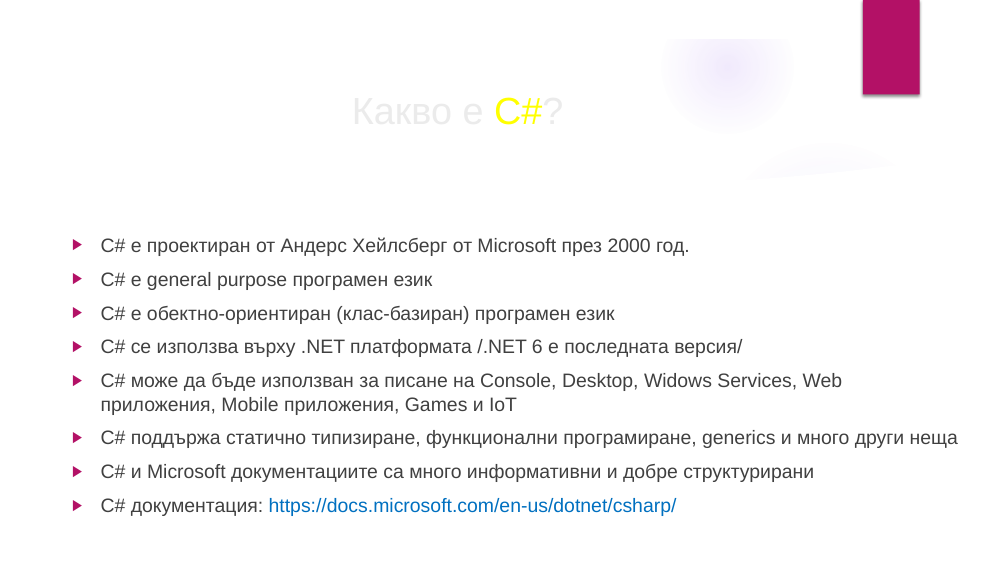
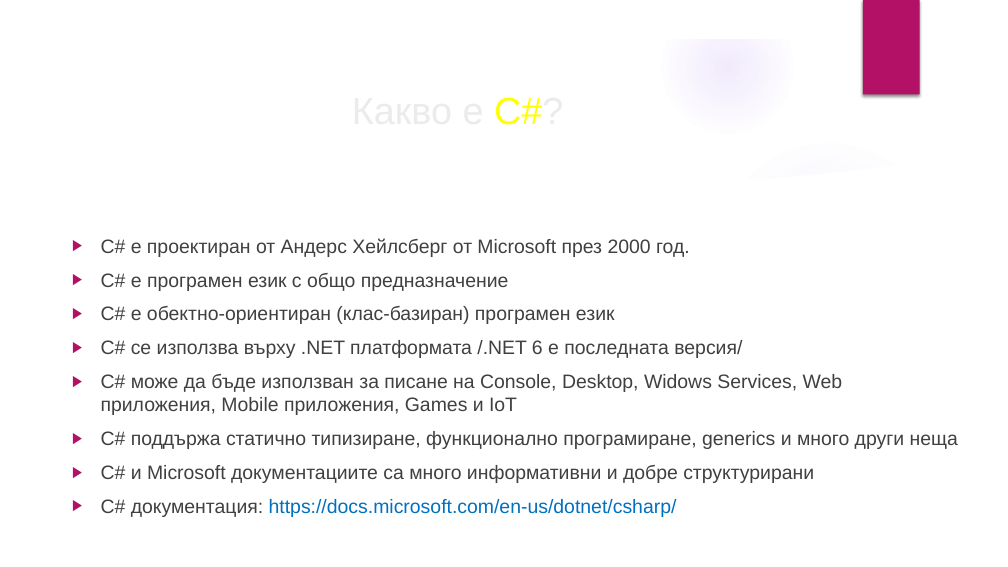
Before and after one commit to velizar92/CSharp-Programming-Presentations, a slide deck: slide 3 of C# Basics.pptx. Drawn at 1008x567 pixels with LibreOffice and Linux fonts; fonts in the diff are those of the drawing; background and template pictures are left out. Boxes give left, top, right and bottom in pixels: in the first picture for what was removed or moved away, otherwise in the second. Text is boxed around its words. In the diff, an @@ line names an element or a change of style, - is before the commit and + after.

```diff
--- a/C# Basics.pptx
+++ b/C# Basics.pptx
@@ text at [101,273,509,291]: text changed @@
-▶ C# е general purpose програмен език
+▶ C# е програмен език с общо предназначение
@@ text at [101,431,958,449]: text changed @@
-▶ C# поддържа статично типизиране, функционални програмиране, generics и много други неща
+▶ C# поддържа статично типизиране, функционално програмиране, generics и много други неща
```
Also in this commit, not shown: 4 other slides changed, 8 slides added, 1 slide removed.
